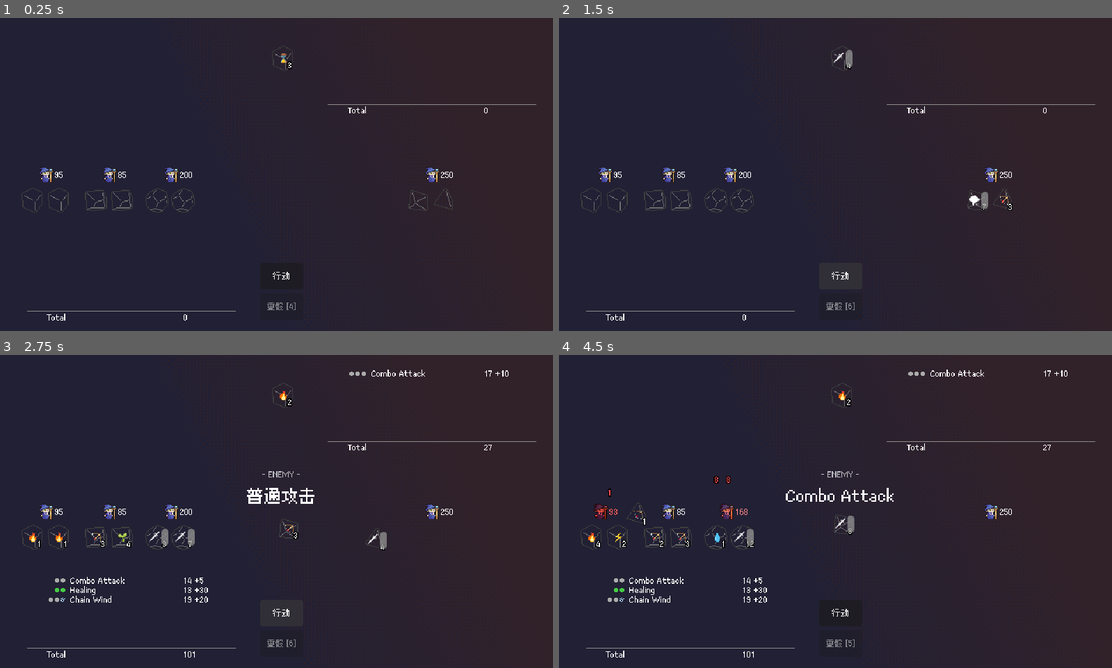
Above: before the commit, frames 1-4 (two rows, left to right).
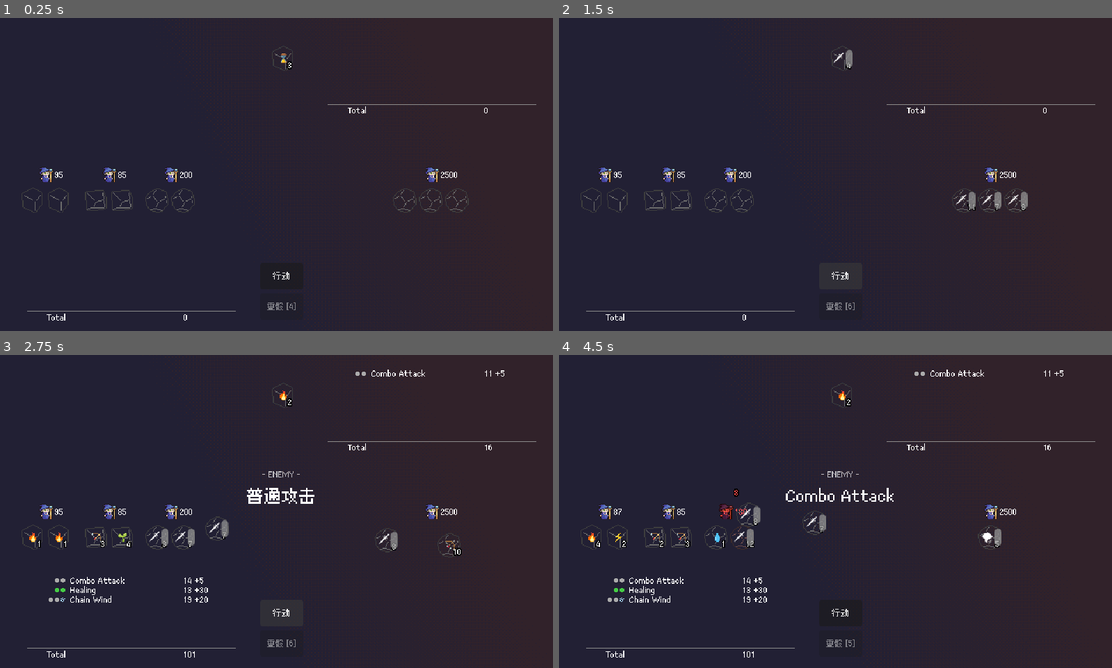
Above: after the commit, the same moments.

Repository: betairylia/DiceQuestPro
Game: Godot game, scene res://Prototyping/Prototype.tscn
The game is run twice, just before and just after one commit, with the same random seed, the same clock (stepped at 60 frames per second) and the same inputs.
Inputs (mouse positions are in pixels of both pictures, inside the frame that each line leads up to):
- Up to frame 1 (0.25 s): no input
- Up to frame 2 (1.5 s): click "行动" at 0.5 s; click "行动" at 1.25 s
- Up to frame 3 (2.75 s): click "行动" at 2 s
- Up to frame 4 (4.5 s): move the mouse to (769, 511) at 2.77 s; click (769, 511) at 2.92 s; move the mouse to (713, 542) at 3.52 s; click (713, 542) at 3.67 s; click "重骰 [6]" at 4.25 s

The runs differ from the first frame. In frame 1, 0.2% of the frame differs, in the area x 71-85%, y 49-63%; in frame 2, 0.5%; in frame 3, 0.6%; in frame 4, 1.0%, in the area x 6-92%, y 4-63%.

Commit message:
Checkpoint before global singleton tooltip implementation

Diff:
--- a/Prototyping/Nodes/rollable_dice.gd
+++ b/Prototyping/Nodes/rollable_dice.gd
@@ -62,6 +62,7 @@
 
 	# Settle on the final result
 	_show_face(rolled_index)
+	dice_icon.self_modulate = Color(1.0, 0.7, 0.7) if is_extreme else Color.WHITE
 
 	var result: DiceResult = DiceResult.new(
 		dice_data.get_digit(rolled_index),
@@ -80,6 +81,7 @@
 func ShowUnrolled() -> void:
 	number_label.text = ""
 	element_label.text = ""
+	dice_icon.self_modulate = Color.WHITE
 	dice_result = DiceResult.Unrolled(self, source)
 
 
--- a/Prototyping/Prototype.tscn
+++ b/Prototyping/Prototype.tscn
@@ -14,6 +14,7 @@
 [ext_resource type="Resource" uid="uid://cp5gsv08y8kwc" path="res://Prototyping/Data/Spells/Waters.tres" id="5_lo0wb"]
 [ext_resource type="Resource" uid="uid://cgsn4ae4c0mqy" path="res://Prototyping/Data/Spells/HealShield.tres" id="6_ayfox"]
 [ext_resource type="Resource" uid="uid://b2v05vpquvpqq" path="res://Prototyping/Data/Spells/Revive.tres" id="6_lo0wb"]
+[ext_resource type="Resource" uid="uid://c6gmc83nv8kky" path="res://Prototyping/Data/TestEnemy.tres" id="7_epufo"]
 [ext_resource type="Resource" uid="uid://vik5t4y7lqdg" path="res://Prototyping/Data/Spells/Bows.tres" id="7_icd36"]
 [ext_resource type="Resource" uid="uid://bq7e45ufbftrm" path="res://Prototyping/Data/Spells/ChainFire.tres" id="8_w0thr"]
 [ext_resource type="Resource" uid="uid://b5wg0xaohold2" path="res://Prototyping/Data/Spells/ChainWater.tres" id="9_mpsw7"]
@@ -29,7 +30,6 @@
 [ext_resource type="Resource" uid="uid://dkqj6fyl7bnmf" path="res://Prototyping/Data/Spells/FireThunder.tres" id="16_ycbir"]
 [ext_resource type="Resource" uid="uid://df564as2tvbjv" path="res://Prototyping/Data/Spells/FlameStrike.tres" id="17_dulny"]
 [ext_resource type="Resource" uid="uid://cfvv3kt620lpc" path="res://Prototyping/Data/Spells/WaterWind.tres" id="18_gs7dv"]
-[ext_resource type="Resource" uid="uid://p6ikve6sm4ma" path="res://Prototyping/Data/Enemies/SkeletonArcher.tres" id="26_egaeq"]
 
 [sub_resource type="Resource" id="Resource_4n6si"]
 script = ExtResource("2_544xo")
@@ -48,7 +48,7 @@
 script = ExtResource("1_c6oeu")
 spells = Array[ExtResource("2_5couh")]([ExtResource("6_lo0wb"), ExtResource("4_tq74n"), ExtResource("7_icd36"), ExtReso …(337 unchanged characters)…
 playersData = Array[ExtResource("2_544xo")]([ExtResource("3_5couh"), SubResource("Resource_4n6si"), ExtResource("3_eo8vy")])
-enemiesData = Array[ExtResource("2_544xo")]([ExtResource("26_egaeq")])
+enemiesData = Array[ExtResource("2_544xo")]([ExtResource("7_epufo")])
 envDie = SubResource("Resource_w0thr")
 
 [node name="Background" type="Sprite2D" parent="." unique_id=270487990]
Binary file changed: Prototyping/Sprites/PatternFont.png
